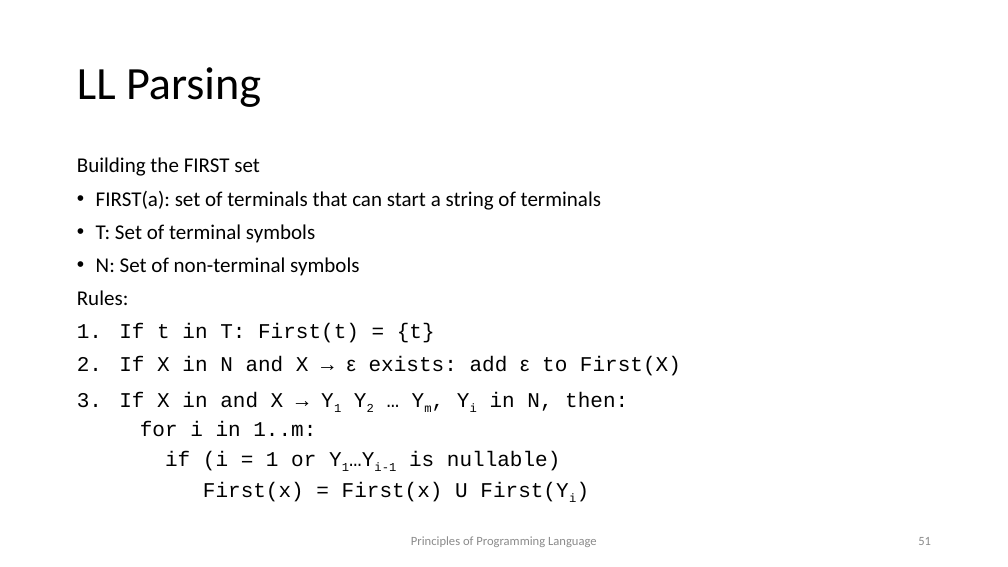
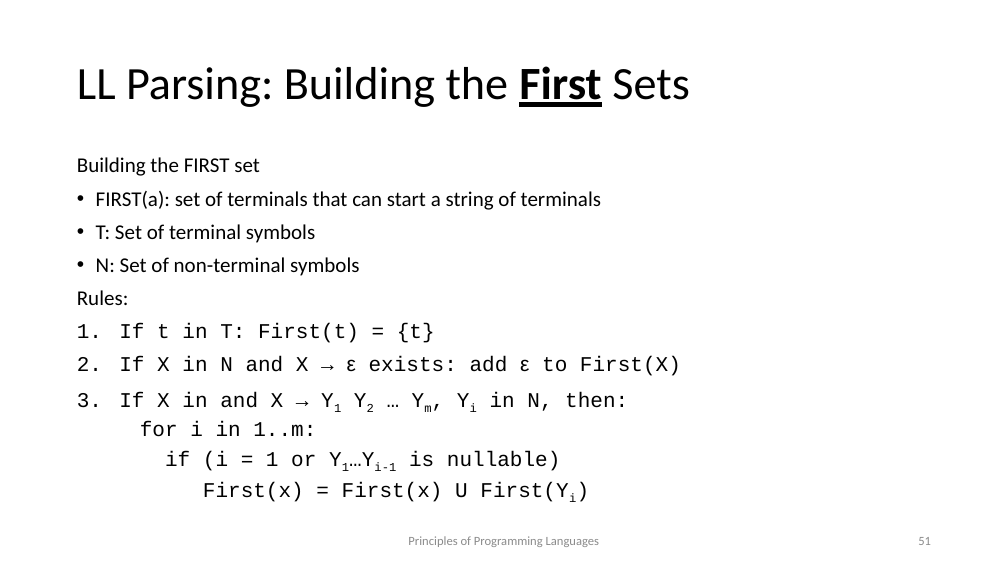
Before and after one commit to kongm/pl-design, a slide deck: slide 51 of syntax.pptx. Drawn at 1008x567 pixels with LibreOffice and Linux fonts; fonts in the diff are those of the drawing. Boxes give left, top, right and bottom in pixels: in the first picture for what was removed or moved away, otherwise in the second. Text is boxed around its words. In the diff, an @@ line names an element or a change of style, - is before the commit and + after.

```diff
--- a/syntax.pptx
+++ b/syntax.pptx
@@ title at [77, 66, 689, 107]: text changed @@
-LL Parsing
+LL Parsing: Building the First Sets
@@ text at [408, 536, 599, 547]: text changed @@
-Principles of Programming Language
+Principles of Programming Languages
```
Also in this commit, not shown: 75 other slides changed, 3 slides added, 1 other file.
